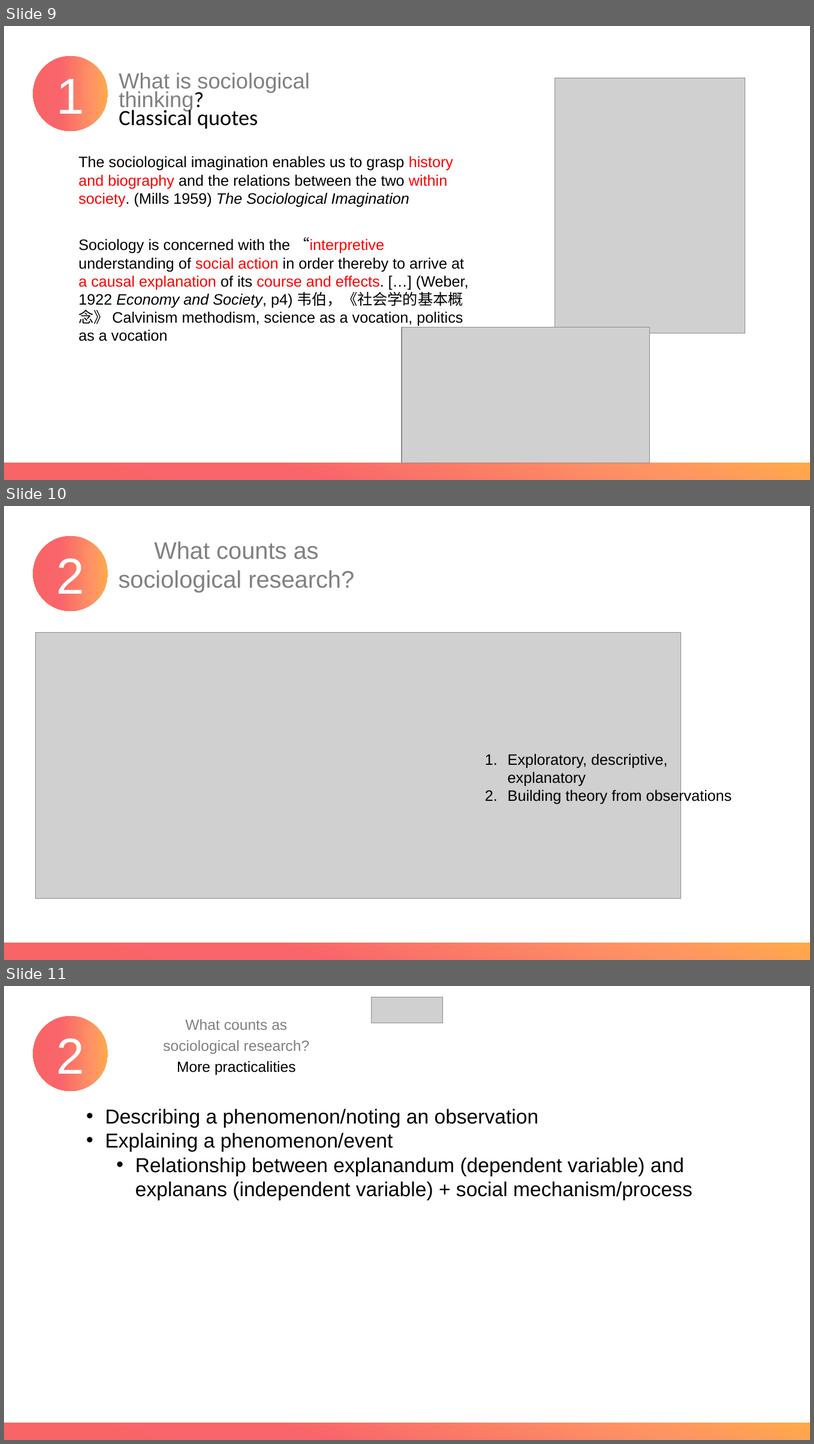
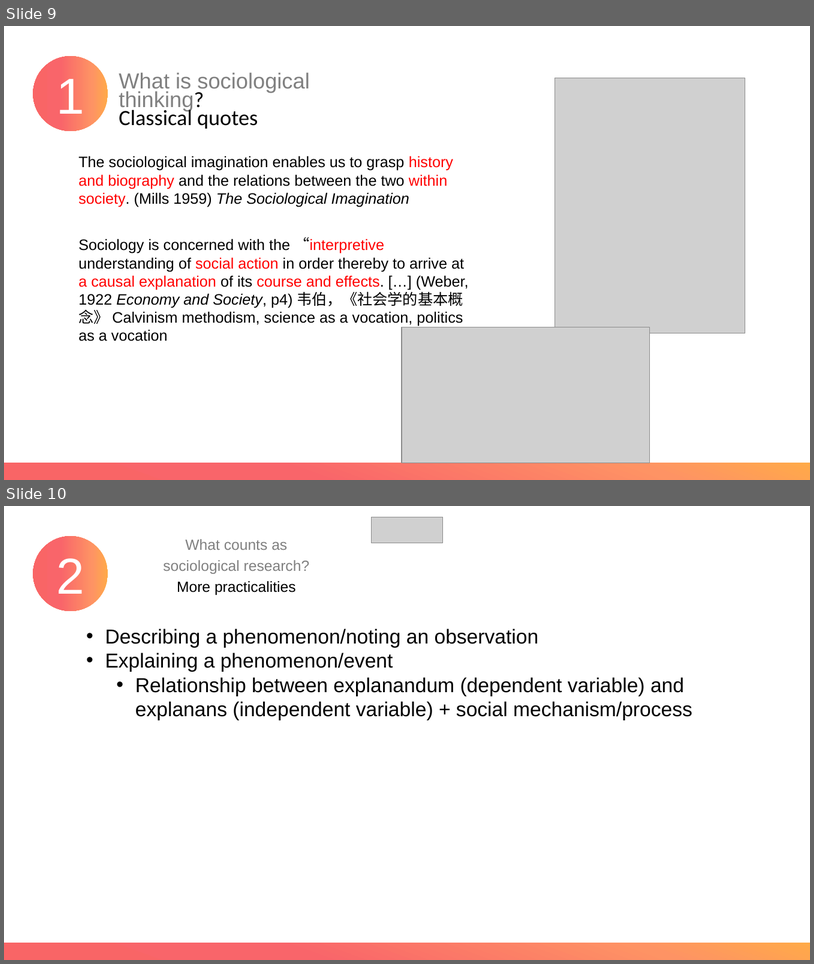
Before and after one commit to XueWenSYan/Intro_to_sociology, a slide deck: Meetings 1 & 2.pptx. Shown one above the other, each under a label of ours: slides 9, 10 and 11 before the commit, slides 9 and 10 after it. The pictures are 814x1444 and 814x964 pixels, drawn with LibreOffice and Linux fonts; fonts in the diff are those of the drawing; grey boxes stand for pictures. Boxes give left, top, right and bottom in pixels: in the first picture for what was removed or moved away, otherwise in the second. Text is boxed around its words. In the diff, an @@ line names an element or a change of style, - is before the commit and + after.

```diff
--- a/Meetings 1 & 2.pptx
+++ b/Meetings 1 & 2.pptx
@@ slide 10 removed at (x1=4, y1=506, x2=810, y2=960), background #FFFFFF @@
@@ ellipse removed at (x1=33, y1=536, x2=108, y2=611) @@
-2
@@ text removed at (x1=119, y1=541, x2=354, y2=592) @@
-What counts as
-sociological research?
@@ picture removed at (x1=35, y1=633, x2=681, y2=898) @@
@@ text removed at (x1=508, y1=753, x2=732, y2=804) @@
-1. Exploratory, descriptive, explanatory
-2. Building theory from observations
@@ rectangle removed at (x1=4, y1=942, x2=810, y2=960) @@
@@ what was slide 11 is now slide 10 @@
```
Also in this commit, not shown: 5 other slides removed, 1 other file.
